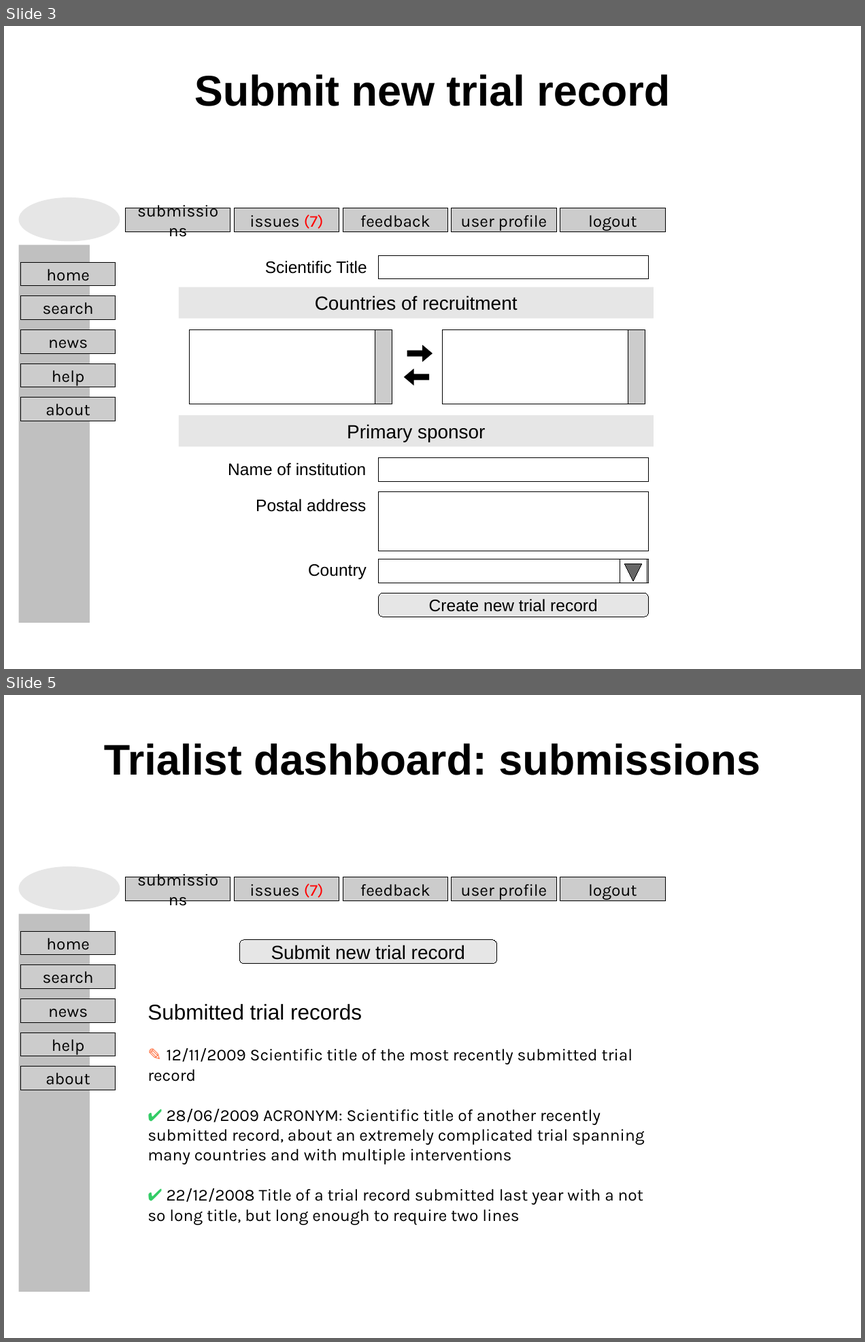
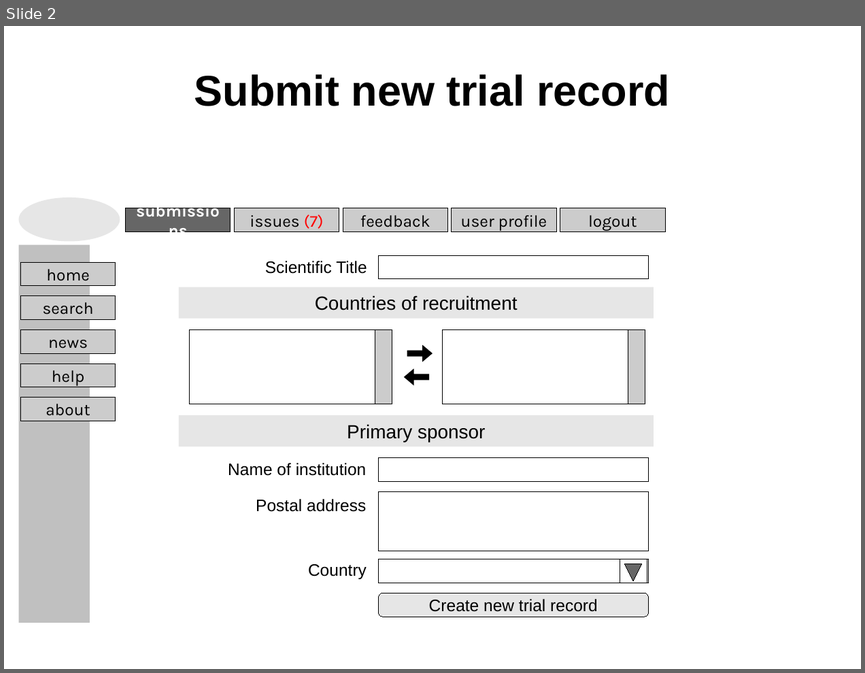
Before and after one commit to bireme/opentrials, a slide deck: docs/wireframes-2009-11.odp. Shown one above the other, each under a label of ours: slides 3 and 5 before the commit, slide 2 after it; the slides between them are not shown. The pictures are 865x1342 and 865x673 pixels, drawn with LibreOffice and Linux fonts; fonts in the diff are those of the drawing; background and template pictures are left out. Boxes give left, top, right and bottom in pixels: in the first picture for what was removed or moved away, otherwise in the second. Text is boxed around its words. In the diff, an @@ line names an element or a change of style, - is before the commit and + after.

```diff
--- a/docs/wireframes-2009-11.odp
+++ b/docs/wireframes-2009-11.odp
@@ slide 5 removed at box(4, 695, 861, 1338), background picture (left out) @@
@@ title removed at box(104, 743, 760, 775) @@
-Trialist dashboard: submissions
@@ group removed at box(18, 866, 666, 1291): 11 rectangles, 1 ellipse @@
-feedback
-issues (7)
-submissions
-logout
-user profile
-help
-search
-home
-about
-news
@@ rounded rectangle removed at box(239, 940, 496, 964) @@
-Submit new trial record
@@ text removed at box(147, 1004, 644, 1225) @@
-Submitted trial records
-✎ 12/11/2009 Scientific title of the most recently submitted trial record
-✔ 28/06/2009 ACRONYM: Scientific title of another recently submitted record, about an extremely complicated trial spanning many countries and with multiple interventions
-✔ 22/12/2008 Title of a trial record submitted last year with a not so long title, but long enough to require two lines
@@ what was slide 3 is now slide 2 @@
@@ slide 2 changed as well @@
@@ rectangle "submissions" at box(126, 208, 231, 233): text colour #000000 to #FFFFFF, bold on; fill #CCCCCC to #666666 @@
```
Also in this commit, not shown: 3 other slides changed, 4 slides added, 1 other slide removed, 1 other file.
